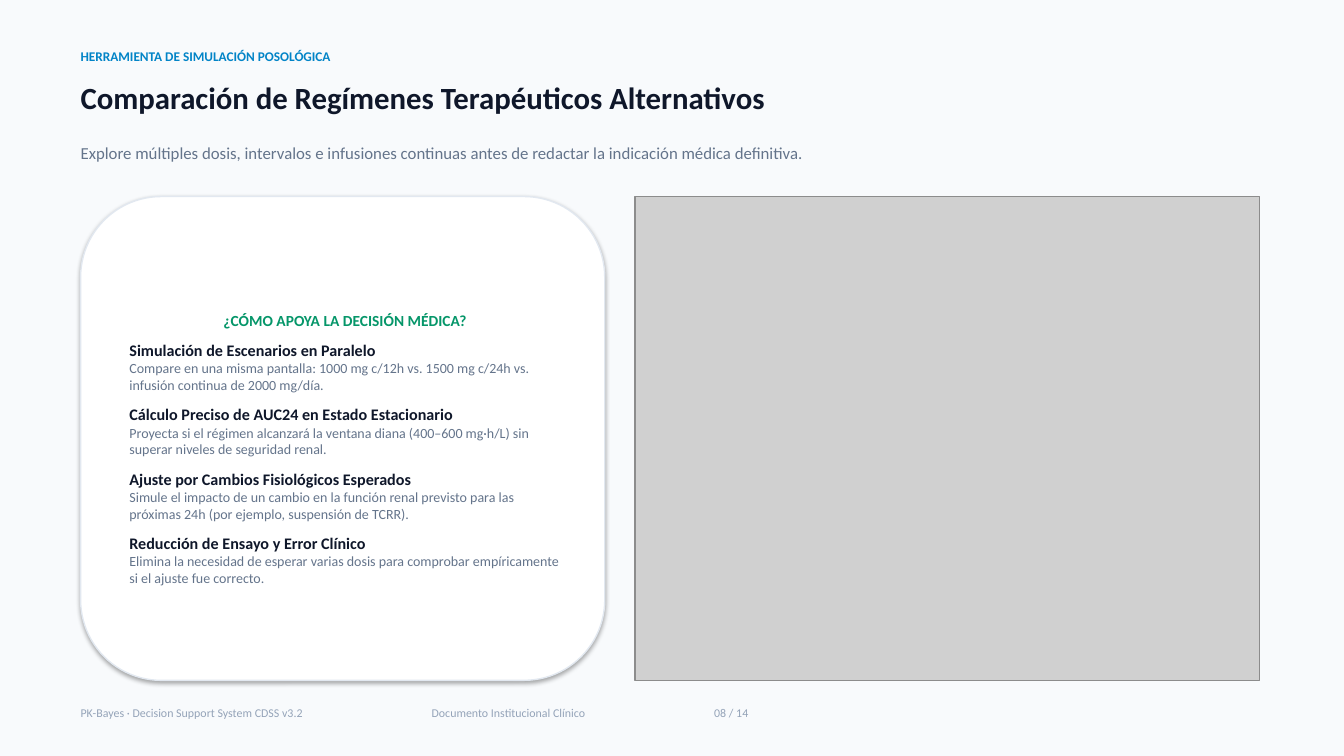
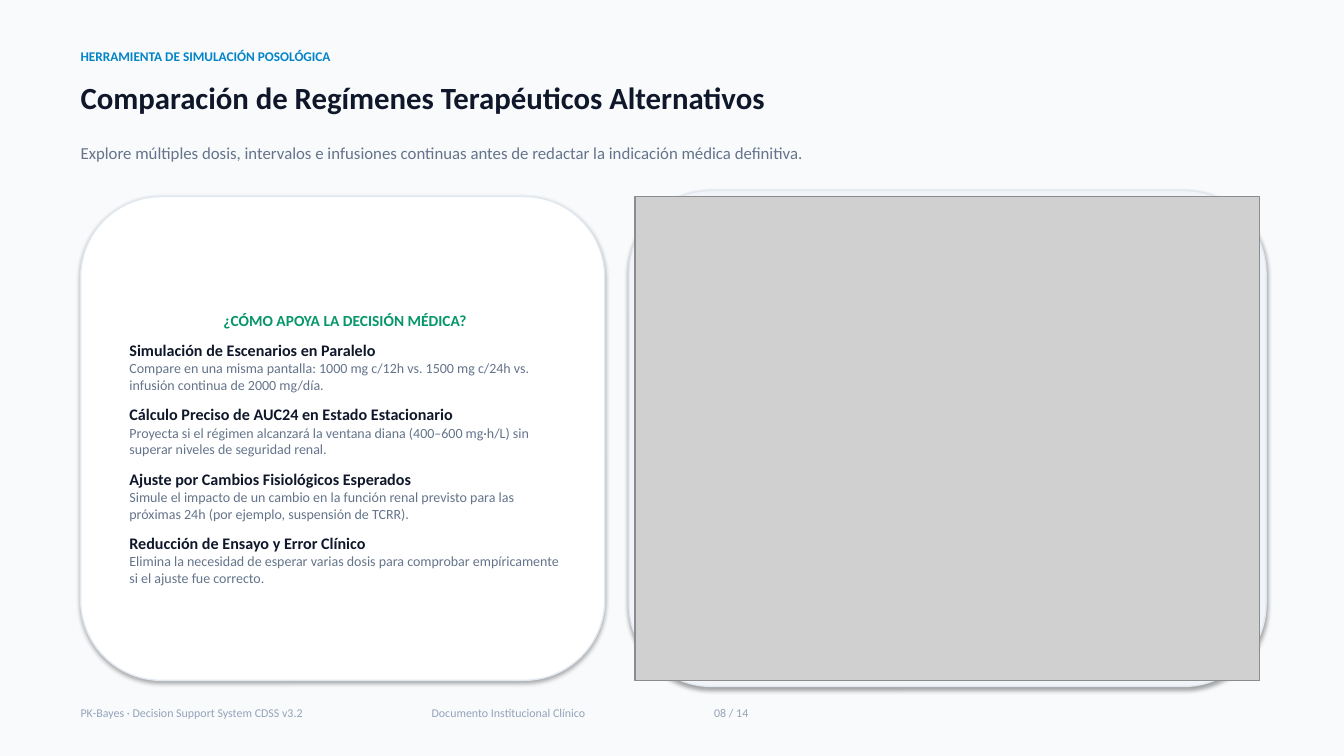
Before and after one commit to PutrefactoSama/Pk-Bayes-Web, a slide deck: slide 8 of assets/docs/PK-Bayes_Presentacion_Clinica_Institucional.pptx. Drawn at 1344x756 pixels with LibreOffice and Linux fonts; fonts in the diff are those of the drawing; grey boxes stand for pictures. Boxes give left, top, right and bottom in pixels: in the first picture for what was removed or moved away, otherwise in the second. Text is boxed around its words. In the diff, an @@ line names an element or a change of style, - is before the commit and + after.

```diff
--- a/assets/docs/PK-Bayes_Presentacion_Clinica_Institucional.pptx
+++ b/assets/docs/PK-Bayes_Presentacion_Clinica_Institucional.pptx
@@ rounded rectangle added at bbox=[629, 191, 1266, 687], fill #F1F5F9, outline #E2E8F0 1 pt @@
```
Also in this commit, not shown: 4 other slides changed, 2 other files.
